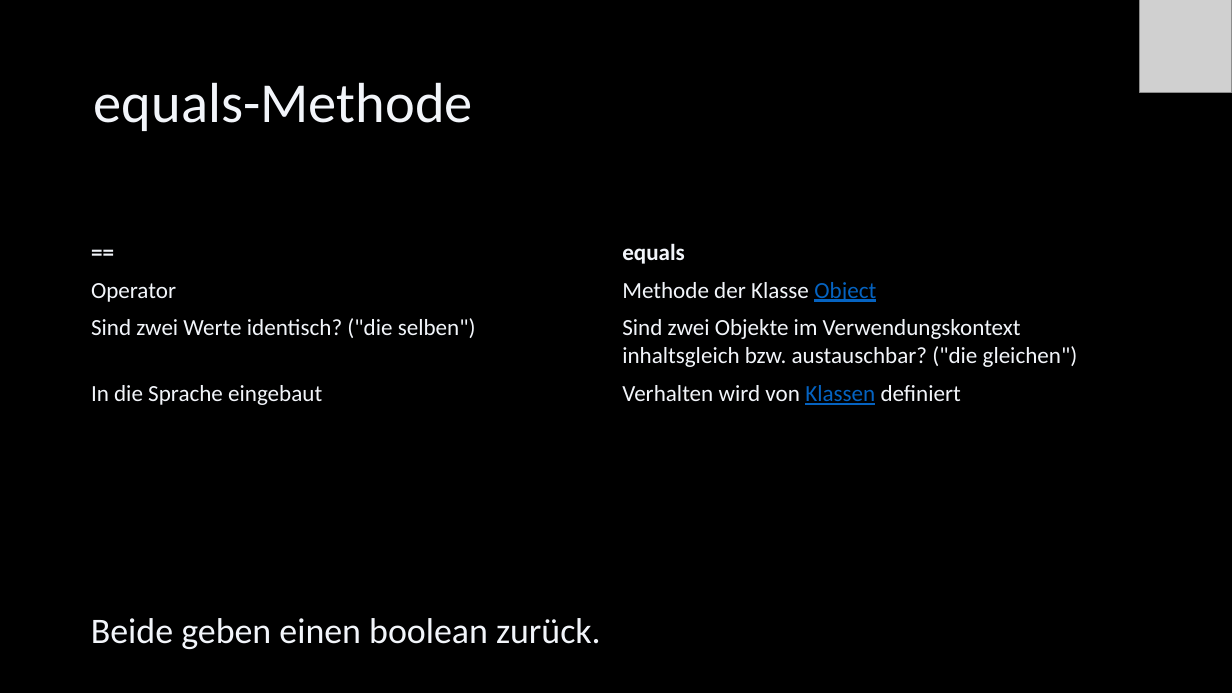
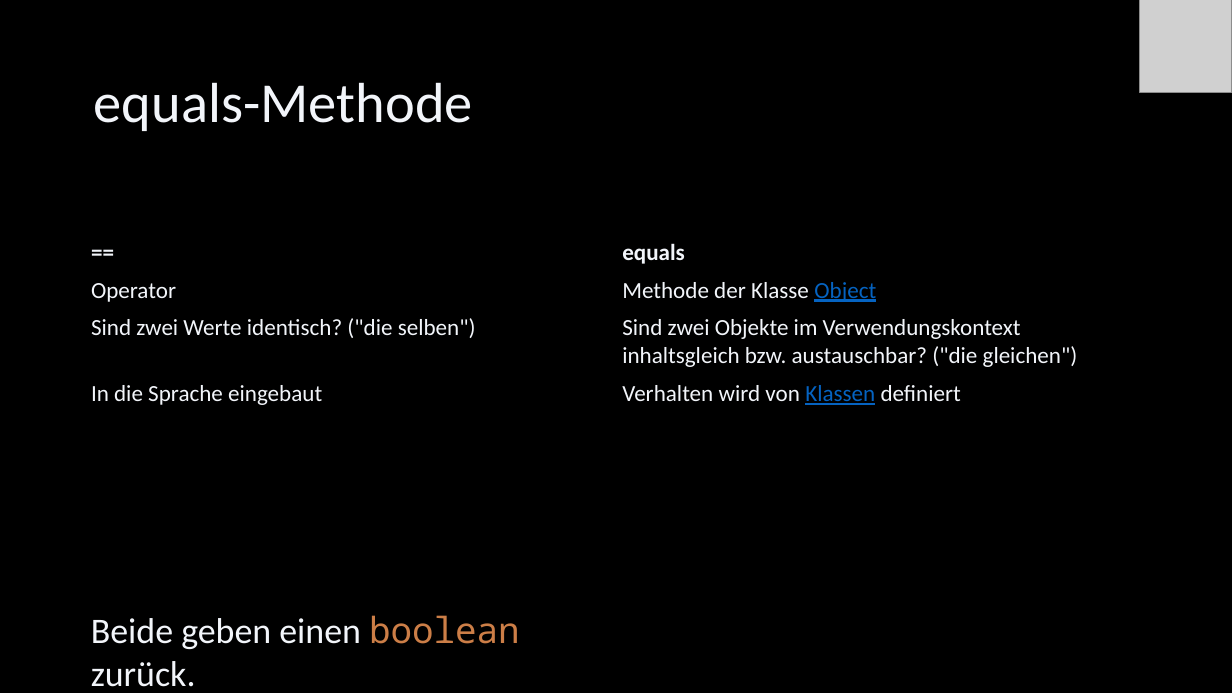
Before and after one commit to Cactusroot/Java, a slide deck: slide 44 of src/Java.pptx (slide 40 before the commit). Drawn at 1232x693 pixels with LibreOffice and Linux fonts; fonts in the diff are those of the drawing; grey boxes stand for pictures. Boxes give left, top, right and bottom in pixels: in the first picture for what was removed or moved away, otherwise in the second. Text is boxed around its words. In the diff, an @@ line names an element or a change of style, - is before the commit and + after.

```diff
--- a/src/Java.pptx
+++ b/src/Java.pptx
@@ text "Beide geben einen boolean zurück." at [91,615,520,687]: font Calibri to Noto Sans Mono, text colour #F2F5FA to #CC7E47 in "boolean" @@
```
Also in this commit, not shown: 19 other slides changed, 7 slides added, 2 other files.
